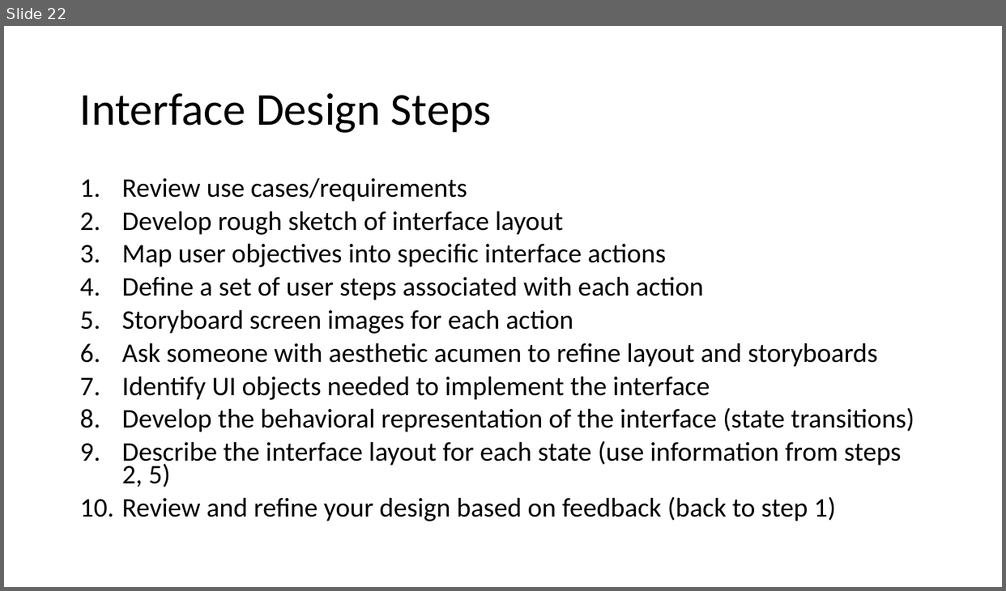
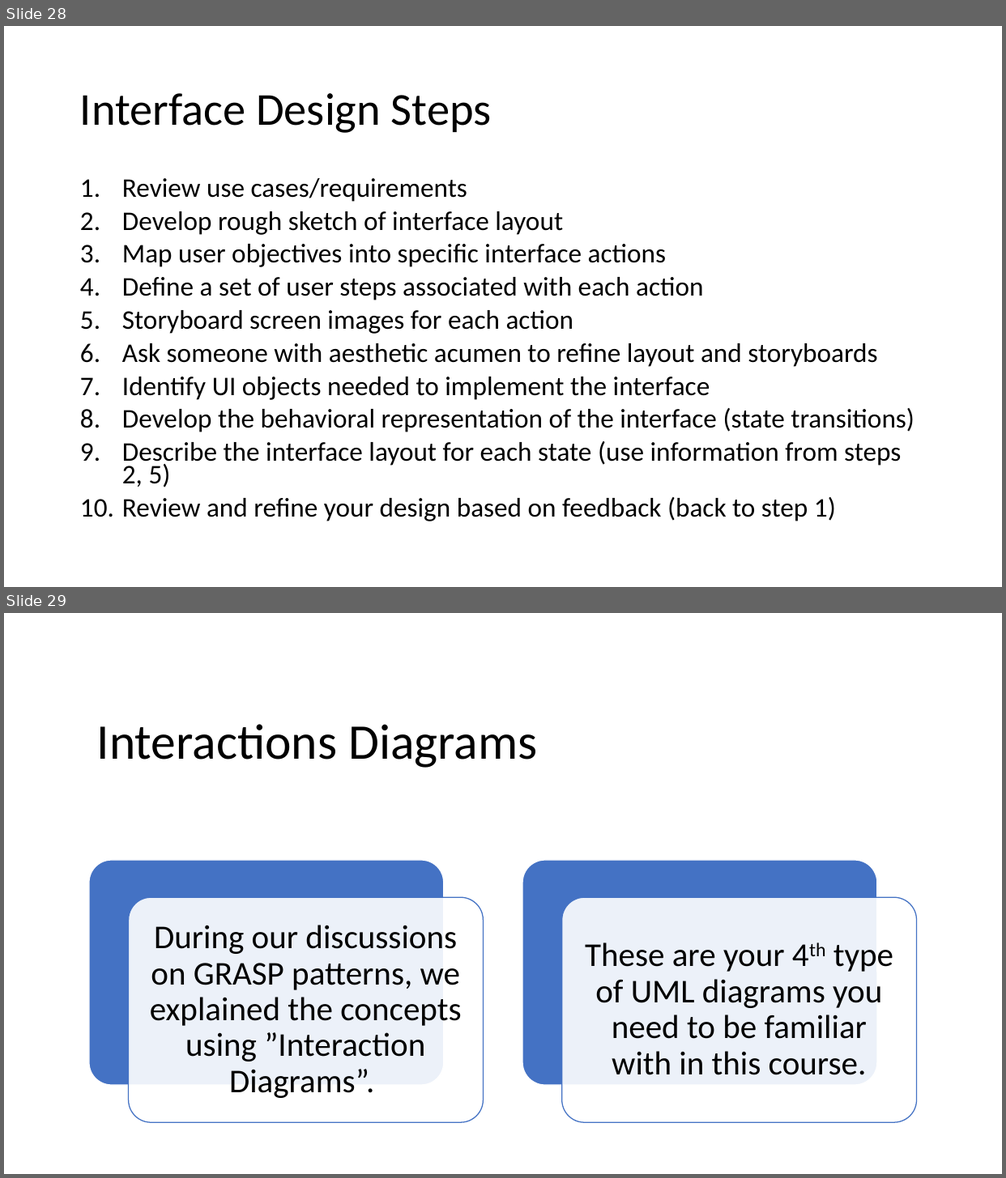
Before and after one commit to kthanasi-git/SW_Engineering, a slide deck: SOFTWARE ENGINEERING/SLIDES/9- Design Priciples III.pptx. Shown one above the other, each under a label of ours: slide 22 before the commit, slides 28 and 29 after it. The pictures are 1006x591 and 1006x1178 pixels, drawn with LibreOffice and Linux fonts; fonts in the diff are those of the drawing. Boxes give left, top, right and bottom in pixels: in the first picture for what was removed or moved away, otherwise in the second. Text is boxed around its words. In the diff, an @@ line names an element or a change of style, - is before the commit and + after.

```diff
--- a/SOFTWARE ENGINEERING/SLIDES/9- Design Priciples III.pptx
+++ b/SOFTWARE ENGINEERING/SLIDES/9- Design Priciples III.pptx
@@ slide 29 added at (4,613,1002,1174), background #FFFFFF @@
@@ title added at (97,724,537,768), 48 pt, text #000000 @@
+Interactions Diagrams
@@ group added at (89,860,917,1122): 4 rounded rectangles, 2 texts @@
+During our discussions on GRASP patterns, we explained the concepts using ”Interaction Diagrams”.
+These are your 4th type of UML diagrams you need to be familiar with in this course.
@@ what was slide 22 is now slide 28 @@
```
Also in this commit, not shown: 1 slide changed, 19 other slides added, 6 other files.
